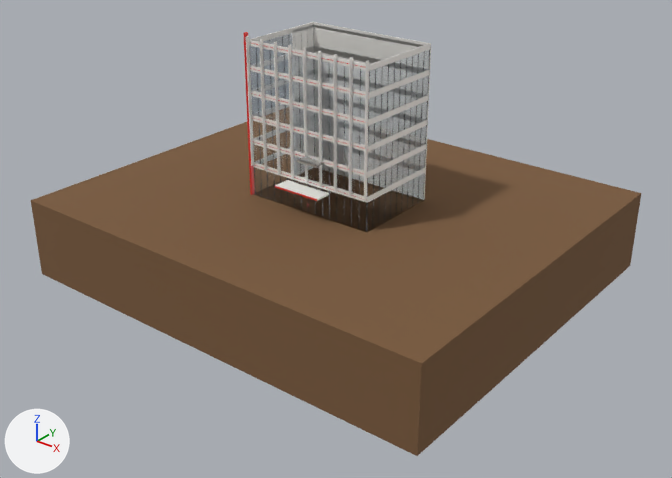
The glTF model assets/building/FACADE.glb as it was, and as the next commit left it.
Both versions are drawn from a 50 mm lens placed at (91.8, -115.4, 63.3), pointed at (3.3, -4.9, -5.2). Every picture has the same lights, and +X, +Y and +Z are marked at lower left. The picture after the commit comes second. Where no turn or scale is listed for an object, it has been applied to the vertices. Vertices at exactly the same position are counted once.

Names of what the first picture shows: 'LV_FACADE', 'facade_glass_e', 'facade_glass_s' and 3 more.
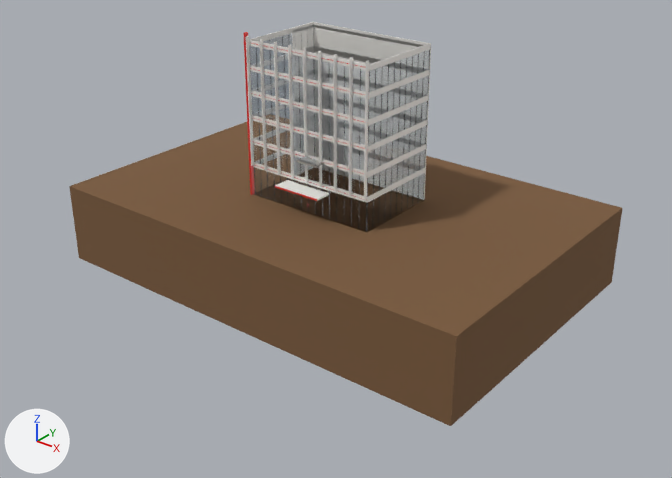
What differs and where, as boxes [x1, y1, x2, y2] in the pictures (672 x 478 px; the box of a moved part takes in the faces that stretch with it):
'LV_FACADE', reshaped (9% narrower, 7% shorter): before [31, 22, 641, 456]; after [69, 22, 622, 426]
part 1 of me_lv_facade, moved or reshaped: before [31, 139, 641, 456]; after [69, 156, 622, 426]

What changed in the scene script:
```text
Change me_lv_facade:
    used by ob_lv_facade; location = (0.0, 0.0, 6.9)
    before: 636 (-40.0, -34.0, -20.1) at pixel (41, 268), 637 (-40.0, -34.0, -6.9) at pixel (30, 200), 642 (40.0, -34.0, -6.9) at pixel (421, 363), 643 (40.0, -34.0, -20.1) at pixel (417, 450), 646 (-40.0, 34.0, -6.9)
    before: 647 (-40.0, 34.0, -20.1), 648 (40.0, 34.0, -6.9) at pixel (641, 193), 649 (40.0, 34.0, -20.1) at pixel (630, 260), 660 (-40.0, -34.0, -21.1) at pixel (41, 273), 661 (-40.0, 34.0, -21.1)
    before: 662 (40.0, 34.0, -21.1) at pixel (630, 265), 663 (40.0, -34.0, -21.1) at pixel (417, 456)
    remove me_lv_facade.from_pydata(...)  # 664 vertices, 1092 faces; spans x -40.0..40.0, y -34.0..34.0, z -21.1..21.1
    add me_lv_facade.from_pydata(...)  # 664 vertices, 1092 faces; spans x -40.0..40.0, y -26.0..26.0, z -21.1..21.1
    me_lv_facade part 1
    add for i in [*range(646, 650), 661, 662]: me_lv_facade.vertices[i].co += Vector((0.0, -8.0, 0.0))
    add for i in [636, 637, 642, 643, 660, 663]: me_lv_facade.vertices[i].co += Vector((0.0, 8.0, 0.0))
```
